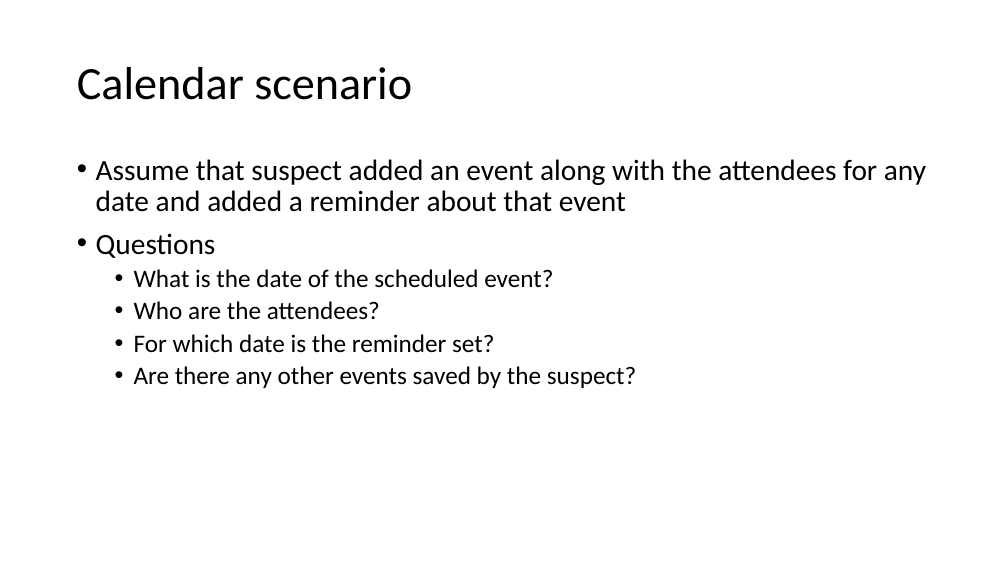
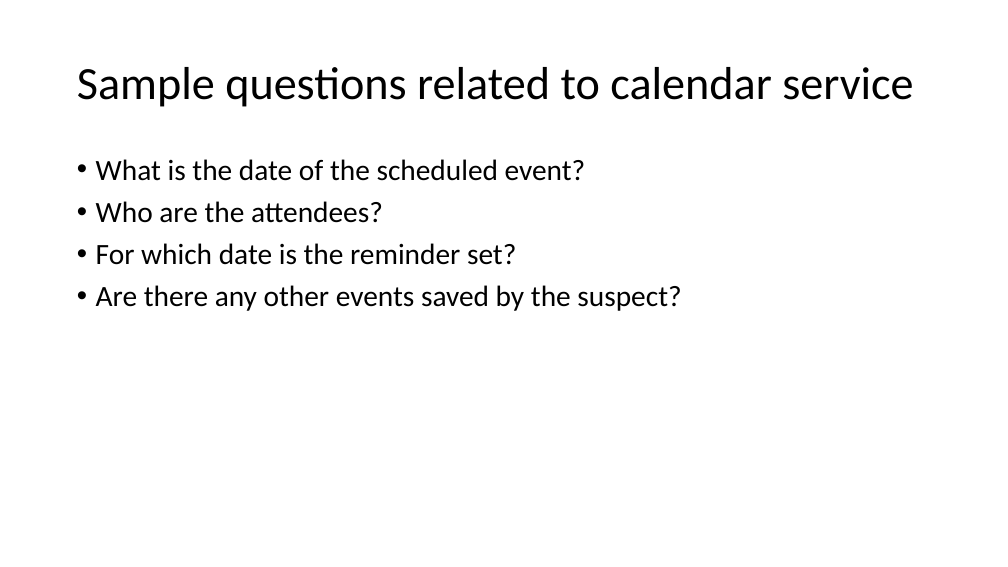
Before and after one commit to frankwxu/digital-forensics-lab, a slide deck: slide 6 of Android10/5_1_3_AOSP_App_Investigations_Calendar.pptx (slide 5 before the commit). Drawn at 1008x567 pixels with LibreOffice and Linux fonts; fonts in the diff are those of the drawing; background and template pictures are left out. Boxes give left, top, right and bottom in pixels: in the first picture for what was removed or moved away, otherwise in the second. Text is boxed around its words. In the diff, an @@ line names an element or a change of style, - is before the commit and + after.

```diff
--- a/Android10/5_1_3_AOSP_App_Investigations_Calendar.pptx
+++ b/Android10/5_1_3_AOSP_App_Investigations_Calendar.pptx
@@ title at bbox=[77, 67, 913, 107]: text changed @@
-Calendar scenario
+Sample questions related to calendar service
@@ text "What is the date of ..." at bbox=[96, 159, 681, 311]: size 24 to 28 pt; list level 2 to 1 in "What is the date of ..."; list level 2 to 1 in "Who are the attendees?"; list level 2 to 1 in "For which date is the ..."; list level 2 to 1 in "Are there any other events ..." @@
@@ text at bbox=[96, 159, 926, 258]: paragraphs removed @@
-• Assume that suspect added an event along with the attendees for any date and added a reminder about that event
-• Questions
```
Also in this commit, not shown: 4 other slides changed, 4 slides added, 3 slides removed.
